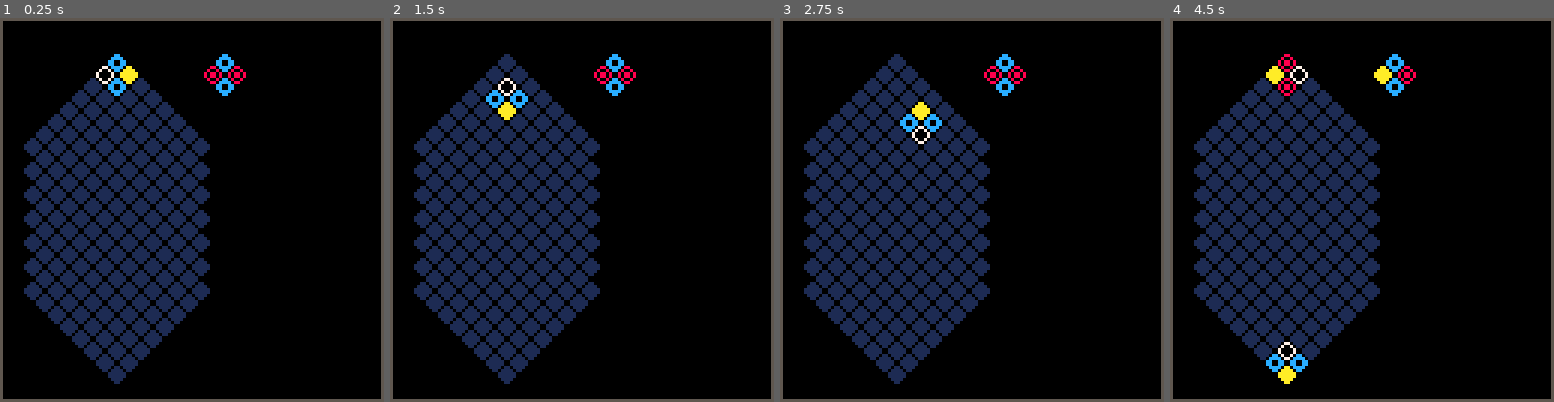
Above: before the commit, frames 1-4 (left to right).
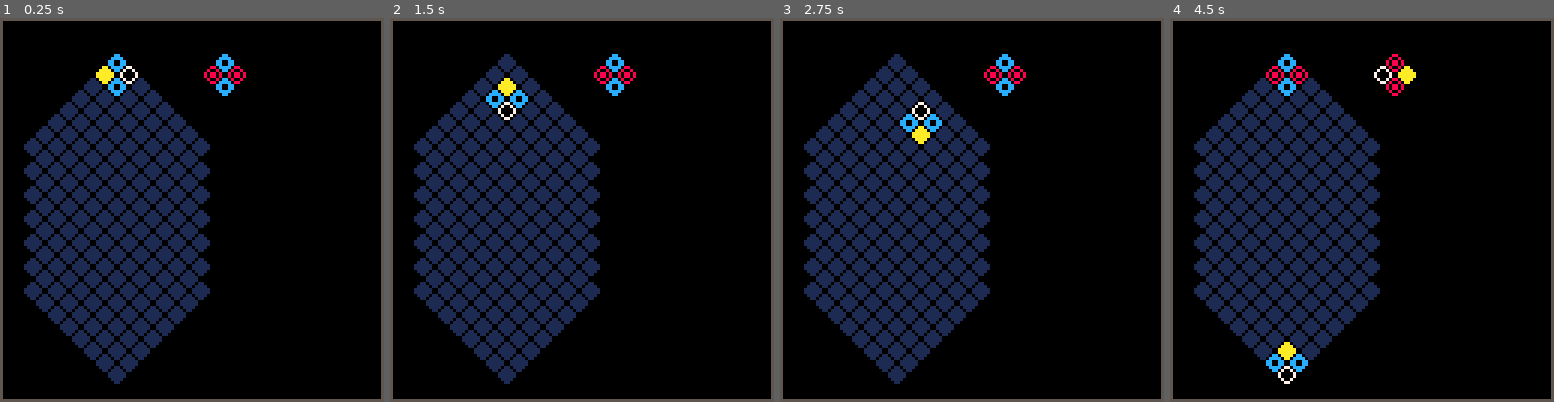
Above: after the commit, the same moments.

Repository: andrewedstrom/picolumia
Game: PICO-8 cartridge picolumia.p8
Same seed, same stepped clock (60 frames per second), same inputs: the game is played once before the commit and once after it.
Inputs:
- Up to frame 1 (0.25 s): no input
- Up to frame 2 (1.5 s): tap X (X key) at 0.33, 1.07 s; tap O (Z key) at 0.7 s
- Up to frame 3 (2.75 s): hold Right 1.6-2.1 s; tap O (Z key) at 1.7, 2.1, 2.5 s; tap X (X key) at 1.85 s; hold Right from 2.47 s (still down)
- Up to frame 4 (4.5 s): tap O (Z key) every 0.4 s from 2.9 to 4.1 s; tap X (X key) at 2.97, 4.08 s; release Right at 3.03 s; hold Left 3.08-3.58 s; hold Down 3.63-3.97 s; hold Right from 4.02 s (still down)

The runs differ from the first frame. In frame 1, 0.3% of the frame differs, in the area x 25-36%, y 12-18%; in frame 2, 0.3%; in frame 3, 0.3%; in frame 4, 1.4%, in the area x 25-65%, y 9-96%.

Commit message:
next piece displayed actually is the next piece

Diff:
--- a/picolumia.p8
+++ b/picolumia.p8
@@ -28,6 +28,7 @@
 
 function _init()
     board=new_board()
+    make_next_quad()
     new_player_quad()
     last_direction_moved="right"
 
@@ -90,10 +91,10 @@
 function draw_next_piece()
     local x_loc=piece_width*board_width+piece_width
     local y_loc=bottom-board_height*piece_height
-    sspr(next_quad.p0,0,sprite_size,sprite_size,x_loc,y_loc)
+    sspr(next_quad.p3,0,sprite_size,sprite_size,x_loc,y_loc)
     sspr(next_quad.p1,0,sprite_size,sprite_size,x_loc-piece_width/2,y_loc+piece_height)
     sspr(next_quad.p2,0,sprite_size,sprite_size,x_loc+piece_width/2,y_loc+piece_height)
-    sspr(next_quad.p3,0,sprite_size,sprite_size,x_loc,y_loc+piece_height*2)
+    sspr(next_quad.p0,0,sprite_size,sprite_size,x_loc,y_loc+piece_height*2)
 end
 
 function tick()
@@ -373,25 +374,20 @@
         end
     }
     local p3 = player:player3()
-    board[p3.y][p3.x] = random_piece()
-
-    local p2 = player:player2()
-    board[p2.y][p2.x] = random_piece()
-
-    local p1 = player:player1()
-    board[p1.y][p1.x] = random_piece()
-
-    board[player.y][player.x] = random_piece()
-
-    -- Don't allow all 4 pieces to be the same color
-    while board[player.y][player.x] == board[p1.y][p1.x] and board[p1.y][p1.x] == board[p2.y][p2.x] and board[p2.y][p2.x] == board[p3.y][p3.x] do
-        board[player.y][player.x] = random_piece()
-    end
-
-    next_quad=new_quad()
-end
-
-function new_quad()
+    board[p3.y][p3.x] = next_quad.p3
+
+    local p2 = player:player2()
+    board[p2.y][p2.x] = next_quad.p2
+
+    local p1 = player:player1()
+    board[p1.y][p1.x] = next_quad.p1
+
+    board[player.y][player.x] = next_quad.p0
+
+    make_next_quad()
+end
+
+function make_next_quad()
     local p0=random_piece()
     local p1=random_piece()
     local p2=random_piece()
@@ -399,7 +395,7 @@
     while p0 == p1 and p1 == p2 and p2 == p3 do
         p3=random_piece()
     end
-    return {
+    next_quad={
         p0=p0,
         p1=p1,
         p2=p2,
